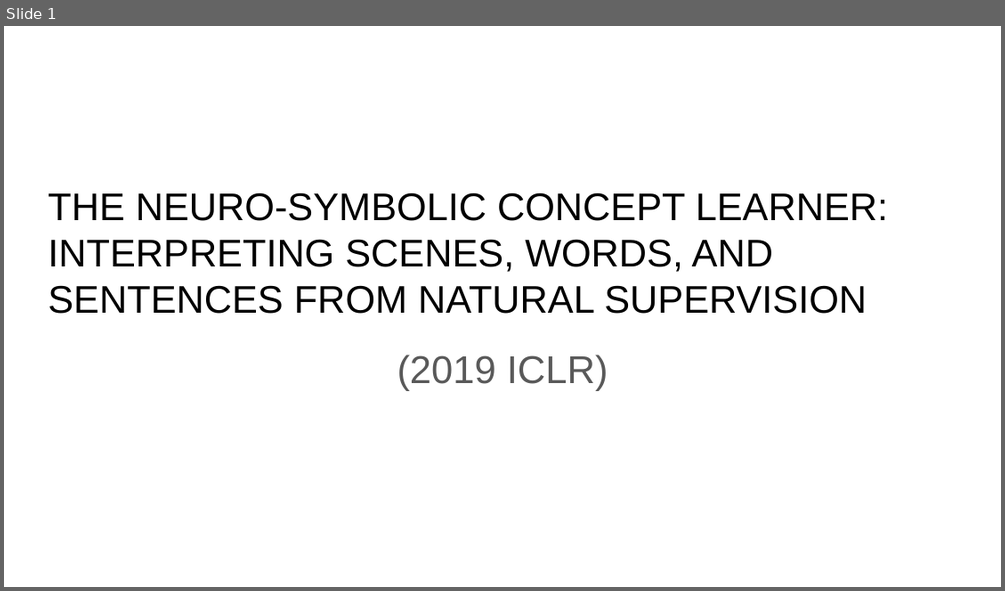
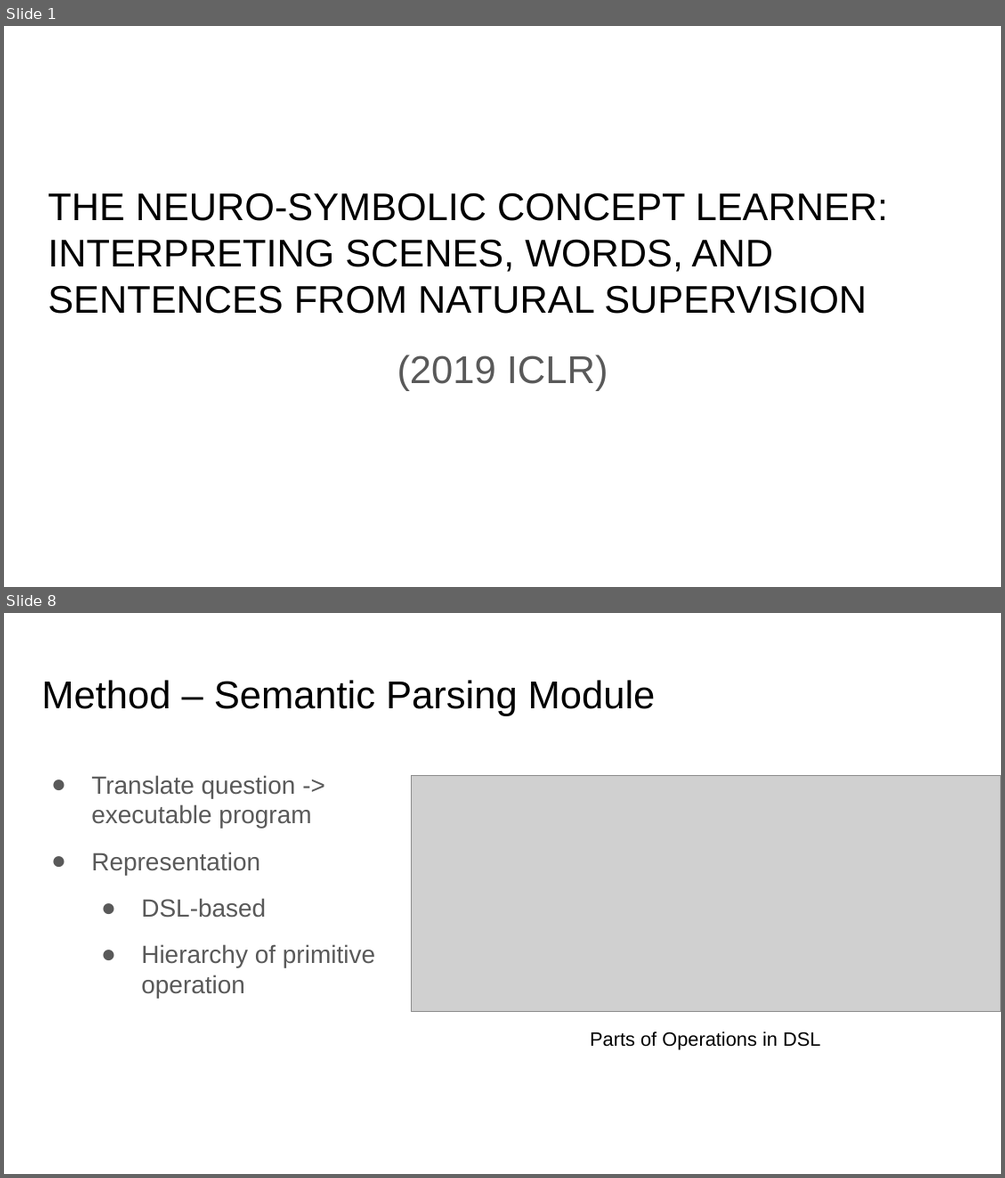
Before and after one commit to paul-tian/ITSEG-System-Engineering, a slide deck: Jiaohong_Yao/1/NS-CL.pptx. Shown one above the other, each under a label of ours: slide 1 before the commit, slides 1 and 8 after it; the slides between them are not shown. The pictures are 1005x591 and 1005x1178 pixels, drawn with LibreOffice and Linux fonts; fonts in the diff are those of the drawing; grey boxes stand for pictures. Boxes give left, top, right and bottom in pixels: in the first picture for what was removed or moved away, otherwise in the second. Text is boxed around its words. In the diff, an @@ line names an element or a change of style, - is before the commit and + after.

```diff
--- a/Jiaohong_Yao/1/NS-CL.pptx
+++ b/Jiaohong_Yao/1/NS-CL.pptx
@@ slide 8 added at [4, 613, 1001, 1174], background #FFFFFF @@
@@ title added at [41, 680, 655, 716], 28 pt, text #000000 @@
+Method – Semantic Parsing Module
@@ text added at [91, 775, 375, 997], 18 pt, text #595959 @@
+● Translate question -> executable program
+● Representation
+  ● DSL-based
+  ● Hierarchy of primitive operation
@@ picture added at [412, 776, 1001, 1012] @@
@@ text added at [590, 1031, 820, 1050], 14 pt, text #000000 @@
+Parts of Operations in DSL
```
Also in this commit, not shown: 6 slides changed, 21 other slides added, 12 slides removed, 1 other file.
